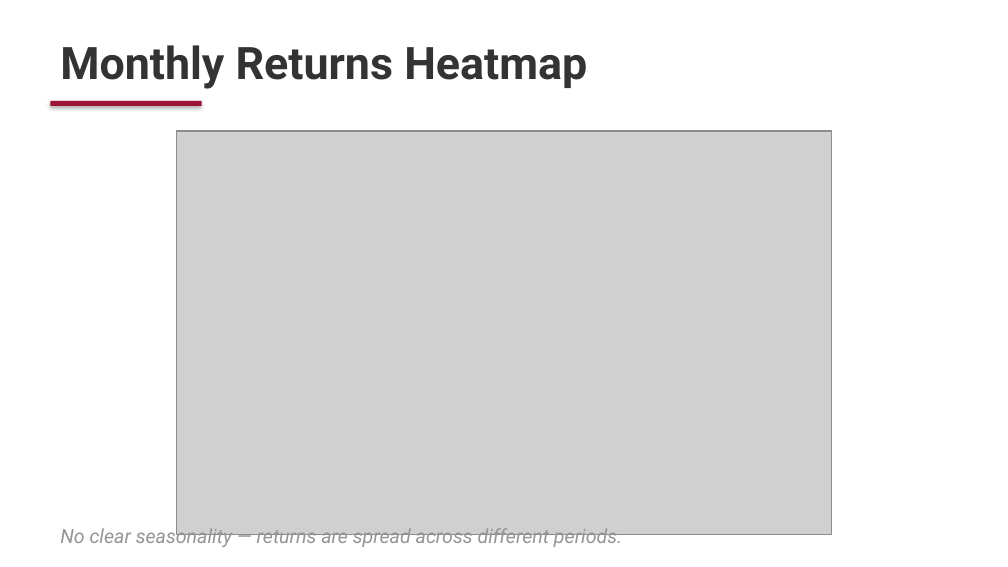
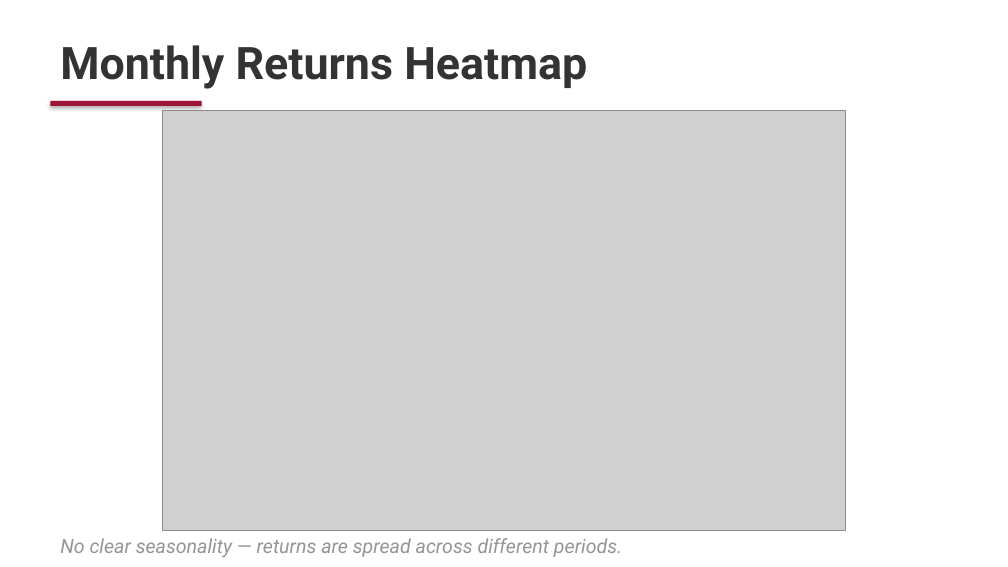
Before and after one commit to Ayan-Mahmood/QuantHFStrat, a slide deck: slide 16 of presentations/v3/FE571_Final_Presentation_v3.pptx. Drawn at 1008x567 pixels with LibreOffice and Linux fonts; fonts in the diff are those of the drawing; grey boxes stand for pictures. Boxes give left, top, right and bottom in pixels: in the first picture for what was removed or moved away, otherwise in the second. Text is boxed around its words. In the diff, an @@ line names an element or a change of style, - is before the commit and + after.

```diff
--- a/presentations/v3/FE571_Final_Presentation_v3.pptx
+++ b/presentations/v3/FE571_Final_Presentation_v3.pptx
@@ picture: place and size @@
-picture at <box>176,131,832,534</box>
+picture at <box>163,111,846,531</box>
@@ text "No clear seasonality — returns ..." rewrapped from <box>60,525,622,549</box> to <box>60,538,622,557</box> @@
```
Also in this commit, not shown: 9 other slides changed, 1 other file.
